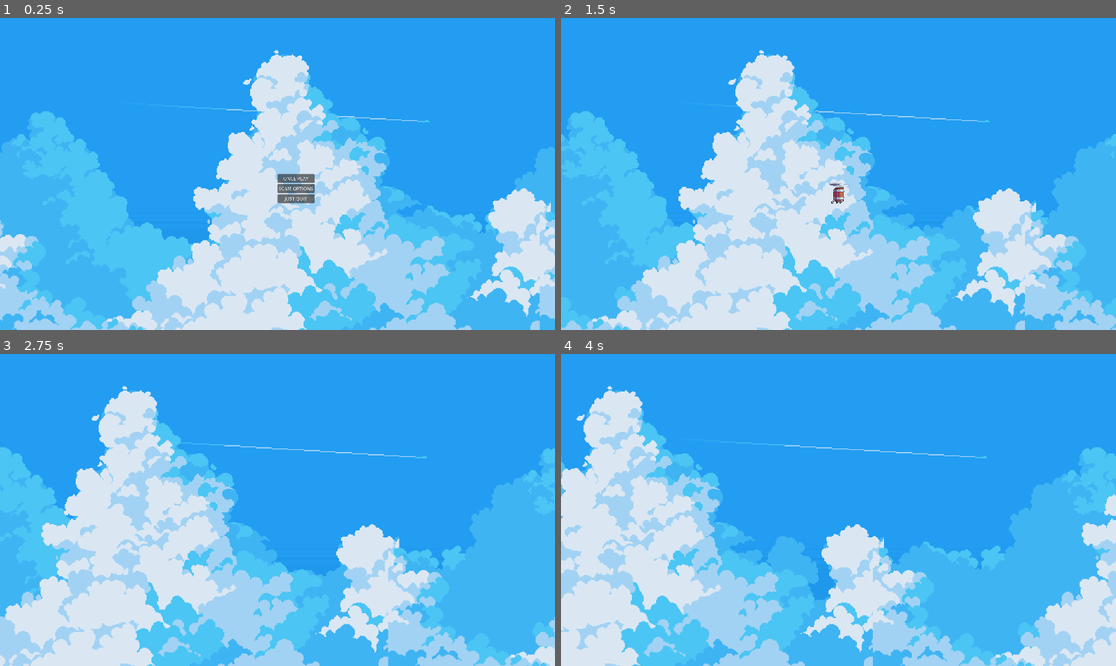
Above: before the commit, frames 1-4 (two rows, left to right).
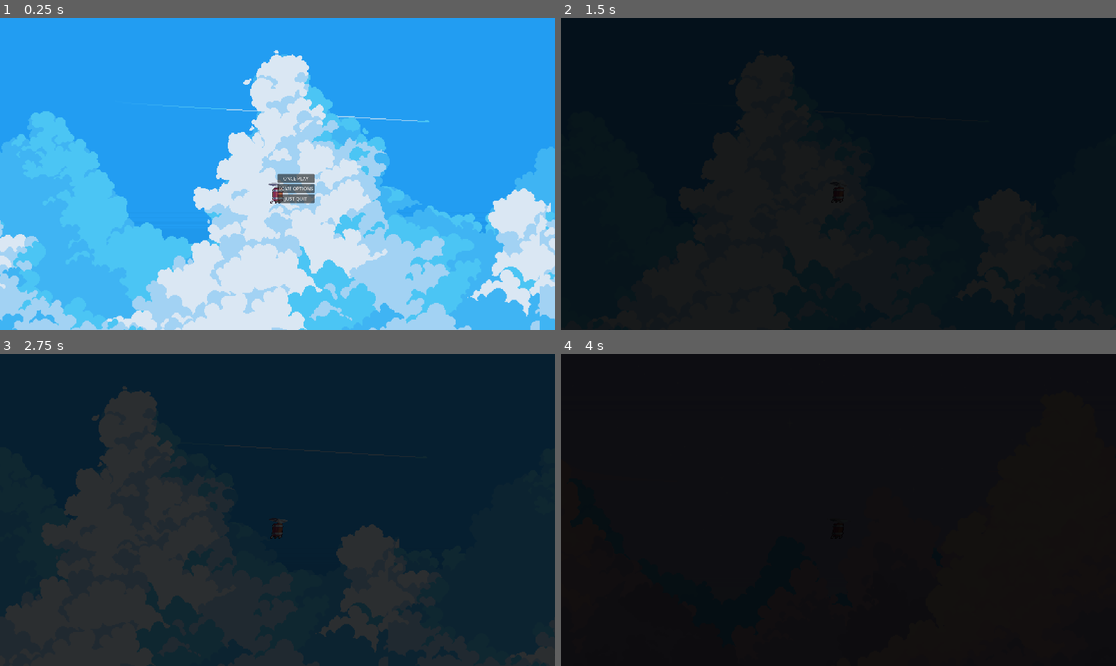
Above: after the commit, the same moments.

Repository: linkinmjs/megalo
Game: Godot game, scene res://scenes/main.tscn
Same seed, same stepped clock (60 frames per second), same inputs: the game is played once before the commit and once after it.
Inputs:
- Up to frame 1 (0.25 s): no input
- Up to frame 2 (1.5 s): click "ONCE PLAY" at 0.5 s; hold E (action) from 1.28 s (still down)
- Up to frame 3 (2.75 s): tap Space (jump) at 1.52, 1.55, 1.82, 2.1, 2.27, 2.57 s; release E (action) at 2.03 s; tap E (action) at 2.3 s
- Up to frame 4 (4 s): hold E (action) 2.78-3.53 s; tap Space (jump) at 3.05, 3.77 s; tap E (action) at 3.6 s

The runs differ from the first frame. In frame 1, 0.1% of the frame differs, in the area x 48-52%, y 52-60%; in frame 2, 100%; in frame 3, 100%, in the area x 0-100%, y 0-100%; in frame 4, 100%.
Error before the commit: Out of bounds get index '2' (on base: 'Array[PackedScene]') (res://game_manager.gd:20)

Commit message:
Add logic for change level

Diff:
--- a/game_manager.gd
+++ b/game_manager.gd
@@ -1,22 +1,107 @@
 extends Node
 
-var levels: Array[PackedScene]
-var actual_level_scene: ParallaxBackground
-var actual_level = 0
+@export var level_paths: PackedStringArray = [
+	"res://scenes/levels/level00.tscn",
+	"res://scenes/levels/level01.tscn"
+]
+
+var levels: Array[PackedScene] = []
+var current_level: CanvasLayer
+var current_index: int = 0
+var is_changing := false
+
+var fade_rect: ColorRect    # se inicializa en _ensure_fade()
 
 func _ready() -> void:
-	levels.append(preload("res://scenes/levels/level00.tscn"))
-	levels.append(preload("res://scenes/levels/level01.tscn"))
+	# Cargar escenas
+	for p in level_paths:
+		var scn := load(p)
+		if scn is PackedScene:
+			levels.append(scn)
+	if levels.is_empty():
+		push_error("GameManager: no hay niveles en level_paths.")
+		return
+
+	# Asegurar overlay de fade (lo crea si no existe)
+	_ensure_fade()
+
+	# Instanciar primer nivel
+	_spawn_level(0)
 
 func _input(event: InputEvent) -> void:
-	if event.is_action_pressed("jump"):
-		print(actual_level)
-		actual_level += 1
-		change_level(actual_level)
+	if event.is_action_pressed("action") and not is_changing:
+		var next_index := (current_index + 1) % levels.size()
+		change_level(next_index)
 
-func change_level(value: int):
-	if actual_level_scene:
-		actual_level_scene.queue_free()
-	var level = levels[value].instantiate()
-	add_child(level)
-	actual_level_scene = level
+func change_level(next_index: int) -> void:
+	if is_changing or next_index == current_index:
+		return
+	is_changing = true
+
+	var old_level := current_level
+
+	# Fade out a negro
+	var t := create_tween()
+	t.tween_property(fade_rect, "modulate:a", 1.0, 0.3).from(fade_rect.modulate.a)
+	t.finished.connect(func ():
+		# Swap durante negro
+		if old_level:
+			old_level.queue_free()
+
+		var new_level := levels[next_index].instantiate() as CanvasLayer
+		if new_level == null:
+			push_error("El nivel no es CanvasLayer/ParallaxBackground.")
+			is_changing = false
+			return
+
+		add_child(new_level)
+		current_level = new_level
+		current_index = next_index
+
+		# Fade in
+		var t2 := create_tween()
+		t2.tween_property(fade_rect, "modulate:a", 0.0, 0.3)
+		t2.finished.connect(func ():
+			is_changing = false
+		)
+	)
+
+func _spawn_level(index: int) -> void:
+	var lvl := levels[index].instantiate() as CanvasLayer
+	if lvl == null:
+		push_error("El nivel no es CanvasLayer/ParallaxBackground.")
+		return
+	add_child(lvl)
+	current_level = lvl
+	current_index = index
+
+func _ensure_fade() -> void:
+	# Busca un overlay existente (opcional)
+	if has_node("FadeLayer/Fade"):
+		fade_rect = get_node("FadeLayer/Fade") as ColorRect
+		return
+
+	# Crea CanvasLayer + ColorRect pantalla completa
+	var layer := CanvasLayer.new()
+	layer.name = "FadeLayer"
+	layer.layer = 100   # por encima de todo
+	add_child(layer)
+
+	var cr := ColorRect.new()
+	cr.name = "Fade"
+	cr.color = Color(0, 0, 0, 1)   # negro
+	cr.modulate.a = 0.0            # transparente inicial
+	cr.mouse_filter = Control.MOUSE_FILTER_IGNORE
+
+	# Anclar a pantalla completa
+	cr.anchor_left = 0.0
+	cr.anchor_top = 0.0
+	cr.anchor_right = 1.0
+	cr.anchor_bottom = 1.0
+	cr.offset_left = 0.0
+	cr.offset_top = 0.0
+	cr.offset_right = 0.0
+	cr.offset_bottom = 0.0
+
+	layer.add_child(cr)
+	fade_rect = cr
--- a/scenes/levels/level01.tscn
+++ b/scenes/levels/level01.tscn
@@ -1,11 +1,12 @@
-[gd_scene load_steps=12 format=3 uid="uid://coymslk6q6f82"]
+[gd_scene load_steps=13 format=3 uid="uid://coymslk6q6f82"]
 
 [ext_resource type="Script" uid="uid://d1mtfxthc3f21" path="res://scripts/background.gd" id="1_chssp"]
-[ext_resource type="Texture2D" uid="uid://cynqyy5jxqhbs" path="res://assets/backgrounds/Clouds 1/1.png" id="2_3yqkj"]
+[ext_resource type="Texture2D" uid="uid://c50ajnafitr7y" path="res://assets/backgrounds/Clouds 2/1.png" id="2_chssp"]
 [ext_resource type="Texture2D" uid="uid://wjdsgvrieau2" path="res://assets/backgrounds/Clouds 1/2.png" id="3_if0f4"]
-[ext_resource type="Texture2D" uid="uid://c7yngqidsmbxl" path="res://assets/backgrounds/Clouds 1/3.png" id="4_ylsda"]
-[ext_resource type="Texture2D" uid="uid://cv5pjbj3aot4u" path="res://assets/backgrounds/Clouds 1/4.png" id="5_qjm5h"]
+[ext_resource type="Texture2D" uid="uid://ba0wb2sl0bpk8" path="res://assets/backgrounds/Clouds 2/2.png" id="4_3yqkj"]
+[ext_resource type="Texture2D" uid="uid://ci1uccroq1tho" path="res://assets/backgrounds/Clouds 2/3.png" id="5_if0f4"]
 [ext_resource type="Texture2D" uid="uid://r8g81rmj56n0" path="res://assets/sprites/player/walk.png" id="6_y32f7"]
+[ext_resource type="Texture2D" uid="uid://bdnth7x7vviov" path="res://assets/backgrounds/Clouds 2/4.png" id="6_ylsda"]
 
 [sub_resource type="AtlasTexture" id="AtlasTexture_o6xl0"]
 atlas = ExtResource("6_y32f7")
@@ -48,13 +49,12 @@
 level_id = 1
 
 [node name="ParallaxLayer1" type="ParallaxLayer" parent="."]
-visible = false
 motion_scale = Vector2(0.05, 0.05)
 motion_mirroring = Vector2(1920, 0)
 
 [node name="Sprite2D" type="Sprite2D" parent="ParallaxLayer1"]
 scale = Vector2(3.4, 3.4)
-texture = ExtResource("2_3yqkj")
+texture = ExtResource("2_chssp")
 centered = false
 
 [node name="ParallaxLayer2" type="ParallaxLayer" parent="."]
@@ -72,7 +72,7 @@
 
 [node name="Sprite2D" type="Sprite2D" parent="ParallaxLayer3"]
 scale = Vector2(3.4, 3.4)
-texture = ExtResource("4_ylsda")
+texture = ExtResource("4_3yqkj")
 centered = false
 
 [node name="ParallaxLayer4" type="ParallaxLayer" parent="."]
@@ -81,7 +81,7 @@
 
 [node name="Sprite2D" type="Sprite2D" parent="ParallaxLayer4"]
 scale = Vector2(3.4, 3.4)
-texture = ExtResource("5_qjm5h")
+texture = ExtResource("5_if0f4")
 centered = false
 
 [node name="ParallaxLayer5" type="ParallaxLayer" parent="."]
@@ -89,6 +89,7 @@
 
 [node name="Sprite2D" type="Sprite2D" parent="ParallaxLayer5"]
 scale = Vector2(3.4, 3.4)
+texture = ExtResource("6_ylsda")
 centered = false
 
 [node name="ParallaxLayer6" type="ParallaxLayer" parent="."]
